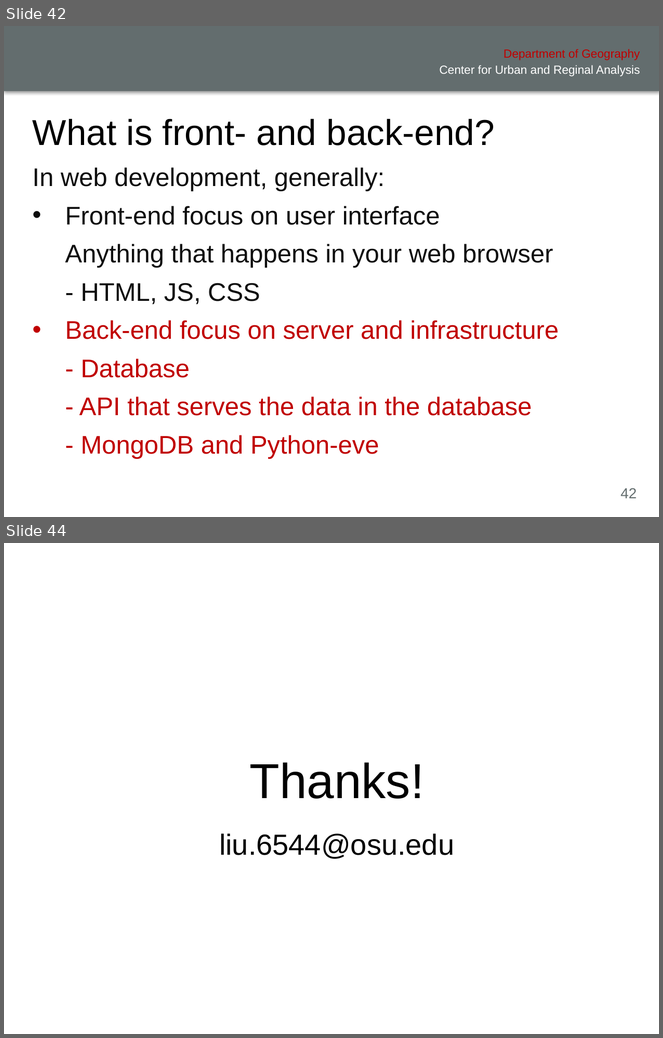
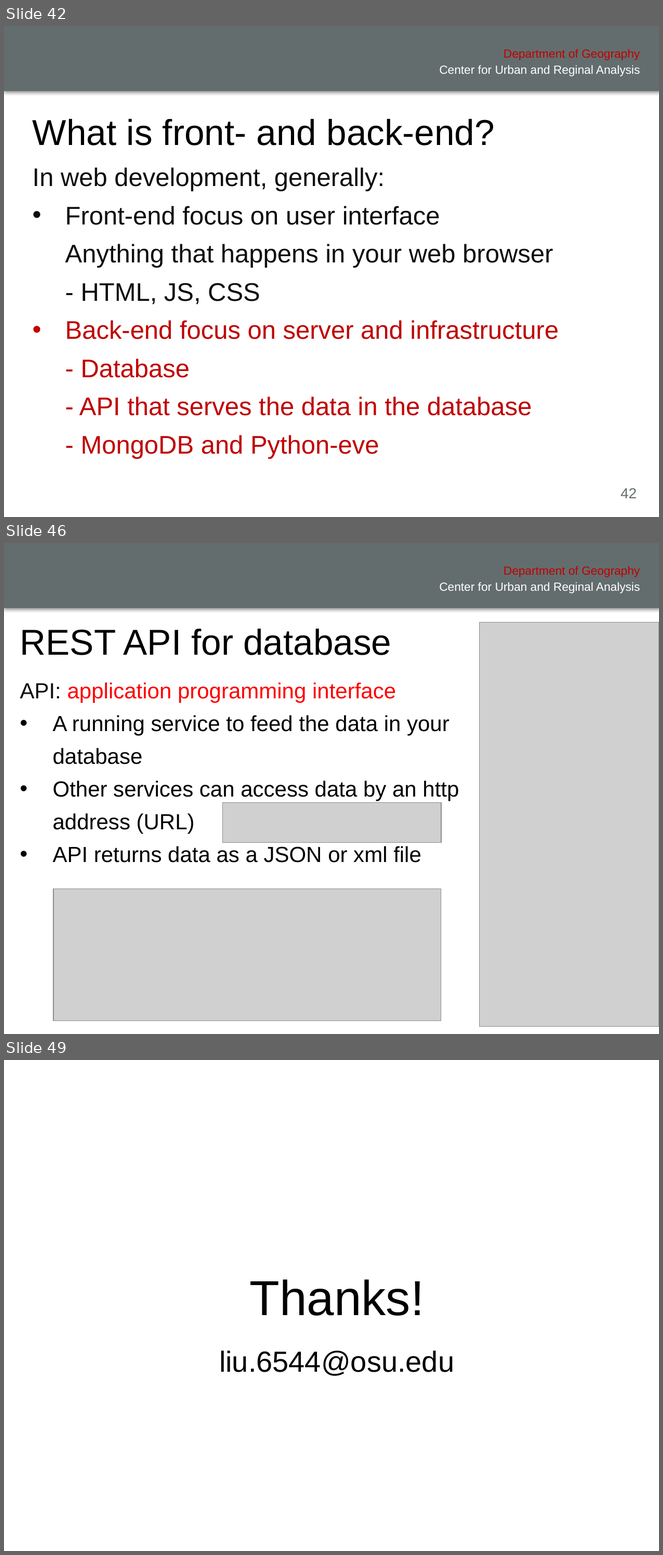
Before and after one commit to xiaohuiliugis/UCGIS-Fullstack-Geovisualization-Workshop, a slide deck: doc/presentation.pptx. Shown one above the other, each under a label of ours: slides 42 and 44 before the commit, slides 42, 46 and 49 after it; the slides between them are not shown. The pictures are 663x1038 and 663x1555 pixels, drawn with LibreOffice and Linux fonts; fonts in the diff are those of the drawing; grey boxes stand for pictures; background and template pictures are left out. Boxes give left, top, right and bottom in pixels: in the first picture for what was removed or moved away, otherwise in the second. Text is boxed around its words. In the diff, an @@ line names an element or a change of style, - is before the commit and + after.

```diff
--- a/doc/presentation.pptx
+++ b/doc/presentation.pptx
@@ slide 46 added at box(4, 543, 659, 1034), background #FFFFFF; not listed: 3 template elements that a slide beside it also shows @@
@@ title added at box(20, 628, 391, 655), 39.6 pt, text #000000 @@
+REST API for database
@@ picture added at box(480, 622, 659, 1027) @@
@@ text added at box(13, 667, 469, 984), outline #FFFFFF 0.75 pt, 24 pt, text #000000 @@
+API: application programming interface
+• A running service to feed the data in your database
+• Other services can access data by an http address (URL)
+• API returns data as a JSON or xml file
@@ picture added at box(223, 803, 442, 843) @@
@@ picture added at box(53, 889, 441, 1021) @@
@@ what was slide 44 is now slide 49 @@
```
Also in this commit, not shown: 2 slides changed, 5 other slides added, 1 slide removed, 1 other file.
